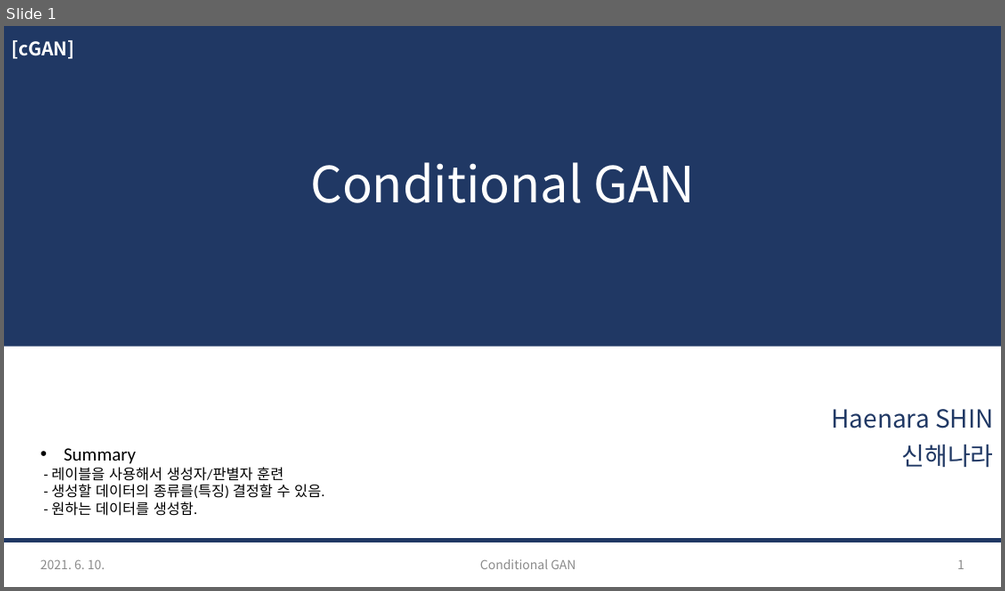
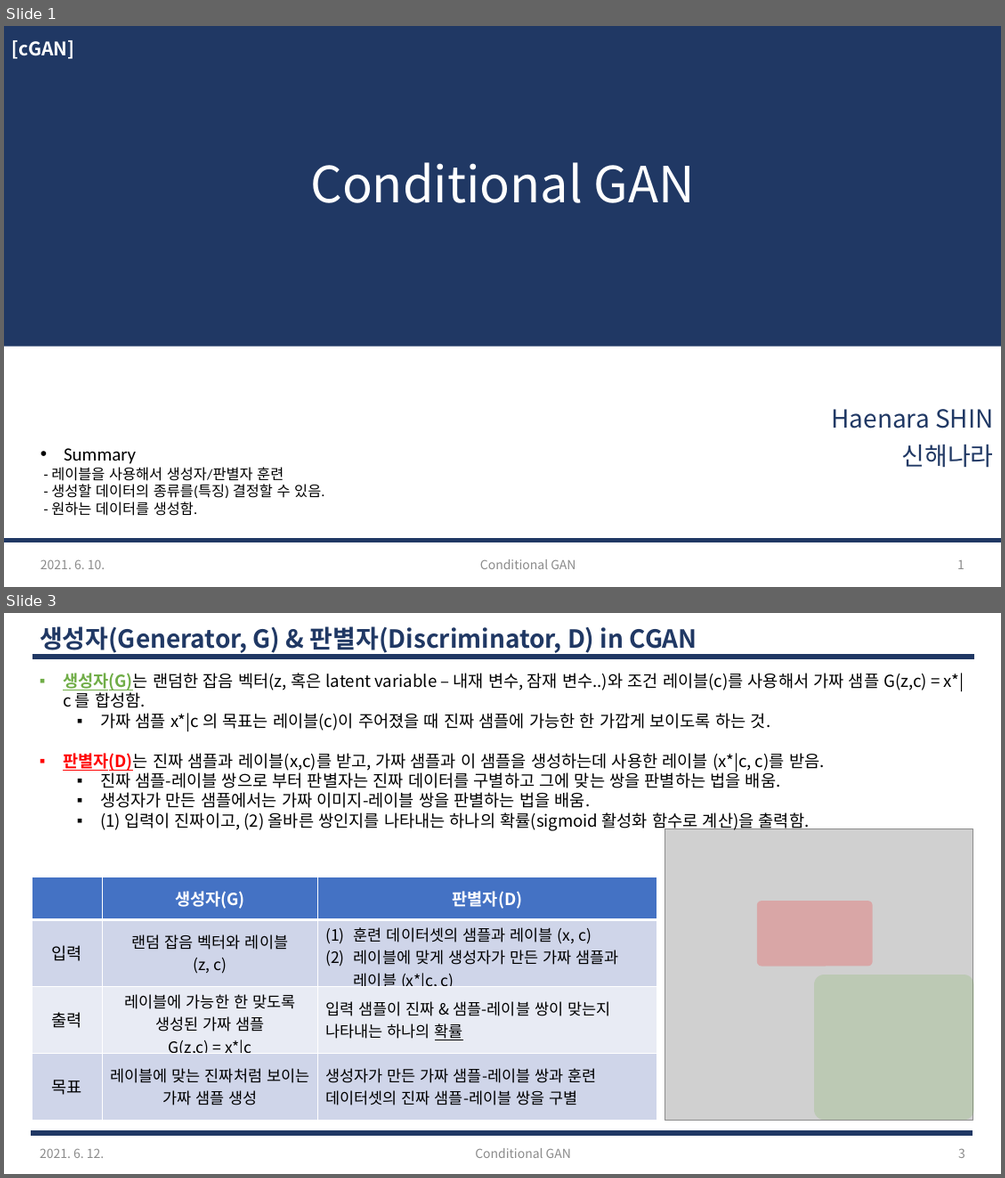
Before and after one commit to haenara-shin/GAN_Project, a slide deck: PPT/Nara/GAN-Project_cGAN_210614.pptx. Shown one above the other, each under a label of ours: slide 1 before the commit, slides 1 and 3 after it; the slides between them are not shown. The pictures are 1005x591 and 1005x1178 pixels, drawn with LibreOffice and Linux fonts; fonts in the diff are those of the drawing; grey boxes stand for pictures. Boxes give left, top, right and bottom in pixels: in the first picture for what was removed or moved away, otherwise in the second. Text is boxed around its words. In the diff, an @@ line names an element or a change of style, - is before the commit and + after.

```diff
--- a/PPT/Nara/GAN-Project_cGAN_210614.pptx
+++ b/PPT/Nara/GAN-Project_cGAN_210614.pptx
@@ slide 3 added at [4, 613, 1001, 1174], background #FFFFFF @@
@@ title added at [40, 626, 697, 655], 24 pt, text #203864, bold @@
+생성자(Generator, G) & 판별자(Discriminator, D) in CGAN
@@ line added from (32, 657) to (974, 657), #203864 4.5 pt @@
@@ text added at [63, 673, 964, 832], 16 pt, text #000000 @@
+▪ 생성자(G)는 랜덤한 잡음 벡터(z, 혹은 latent variable – 내재 변수, 잠재 변수..)와 조건 레이블(c)를 사용해서 가짜 샘플 G(z,c) = x*|c 를 합성함.
+  ▪ 가짜 샘플 x*|c 의 목표는 레이블(c)이 주어졌을 때 진짜 샘플에 가능한 한 가깝게 보이도록 하는 것.
+▪ 판별자(D)는 진짜 샘플과 레이블(x,c)를 받고, 가짜 샘플과 이 샘플을 생성하는데 사용한 레이블 (x*|c, c)를 받음.
+  ▪ 진짜 샘플-레이블 쌍으로 부터 판별자는 진짜 데이터를 구별하고 그에 맞는 쌍을 판별하는 법을 배움.
+  ▪ 생성자가 만든 샘플에서는 가짜 이미지-레이블 쌍을 판별하는 법을 배움.
+  ▪ (1) 입력이 진짜이고, (2) 올바른 쌍인지를 나타내는 하나의 확률(sigmoid 활성화 함수로 계산)을 출력함.
@@ picture added at [665, 829, 973, 1120] @@
@@ table added at [32, 876, 657, 1119], 4 rows, 3 columns @@
+ | 생성자(G) | 판별자(D)
+입력 | 랜덤 잡음 벡터와 레이블 (z, c) | 훈련 데이터셋의 샘플과 레이블 (x, c) / 레이블에 맞게 생성자가 만든 가짜 샘플과 레이블 (x*|c, c)
+출력 | 레이블에 가능한 한 맞도록 생성된 가짜 샘플 G(z,c) = x*|c | 입력 샘플이 진짜 & 샘플-레이블 쌍이 맞는지 나타내는 하나의 확률
+목표 | 레이블에 맞는 진짜처럼 보이는 가짜 샘플 생성 | 생성자가 만든 가짜 샘플-레이블 쌍과 훈련 데이터셋의 진짜 샘플-레이블 쌍을 구별
@@ rounded rectangle added at [757, 900, 873, 966], fill #FF0000 at 20% opacity @@
@@ rounded rectangle added at [814, 974, 974, 1119], fill #70AD47 at 20% opacity @@
@@ line added from (31, 1133) to (973, 1133), #203864 4.5 pt @@
@@ text added at [40, 1148, 104, 1158], 12 pt, text #8C8C8C @@
+2021. 6. 12.
@@ text added at [475, 1148, 571, 1158], 12 pt, text #8C8C8C @@
+Conditional GAN
@@ page number added at [958, 1148, 965, 1158], 12 pt, text #8C8C8C @@
+3
```
Also in this commit, not shown: 2 other slides added, 8 slides removed, 3 other files.
